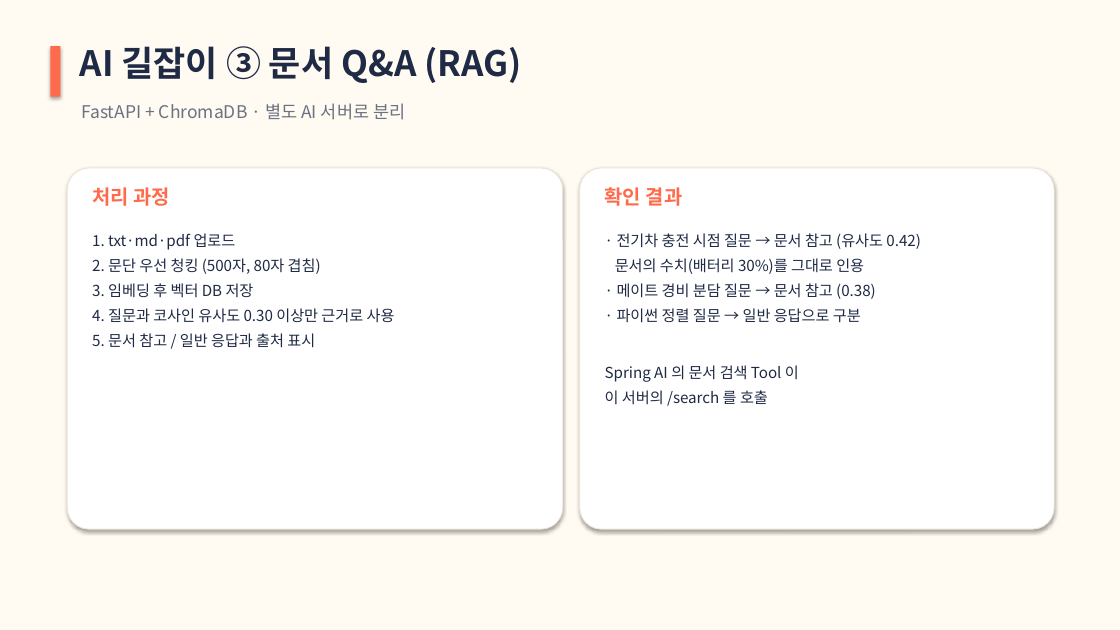
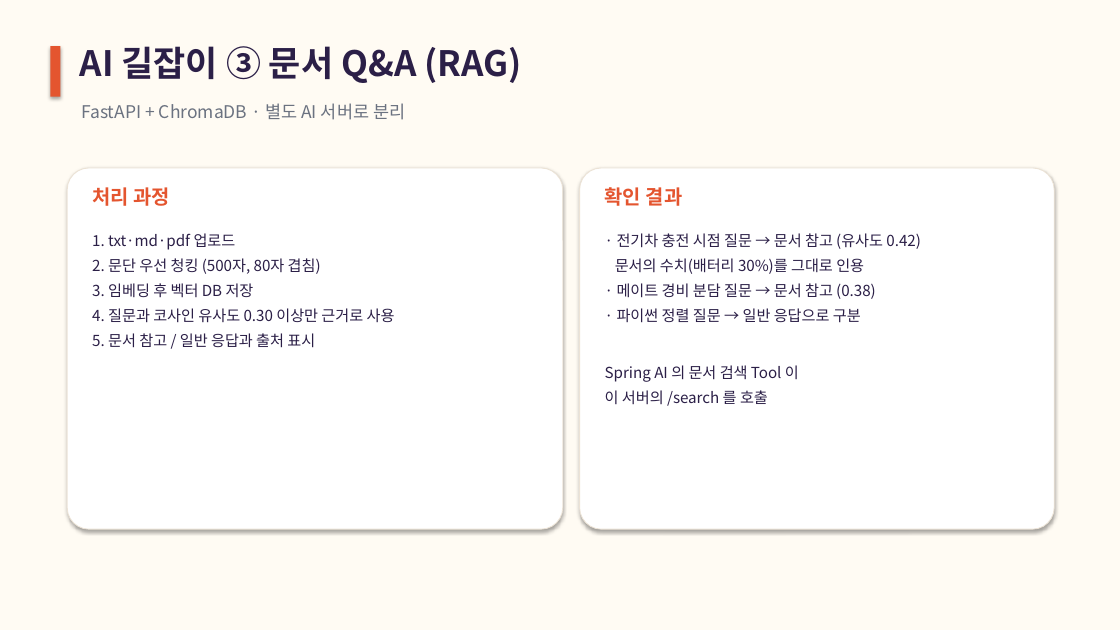
Before and after one commit to 77romin/mapmates, a slide deck: slide 13 of presentation/너랑갈지도_발표.pptx. Drawn at 1120x630 pixels with LibreOffice and Linux fonts; fonts in the diff are those of the drawing. Boxes give left, top, right and bottom in pixels: in the first picture for what was removed or moved away, otherwise in the second. Text is boxed around its words. In the diff, an @@ line names an element or a change of style, - is before the commit and + after.

```diff
--- a/presentation/너랑갈지도_발표.pptx
+++ b/presentation/너랑갈지도_발표.pptx
@@ rectangle at <box>50,46,60,97</box>: fill #FF6B4A to #E4552F @@
@@ text "처리 과정" at <box>92,187,170,206</box>: text colour #FF6B4A to #E4552F @@
@@ text "확인 결과" at <box>605,187,683,206</box>: text colour #FF6B4A to #E4552F @@
@@ text "· 전기차 충전 시점 질문 ..." at <box>605,233,921,406</box>: text colour #1F2A44 to #2B1F47 @@
```
Also in this commit, not shown: 15 other slides changed.
